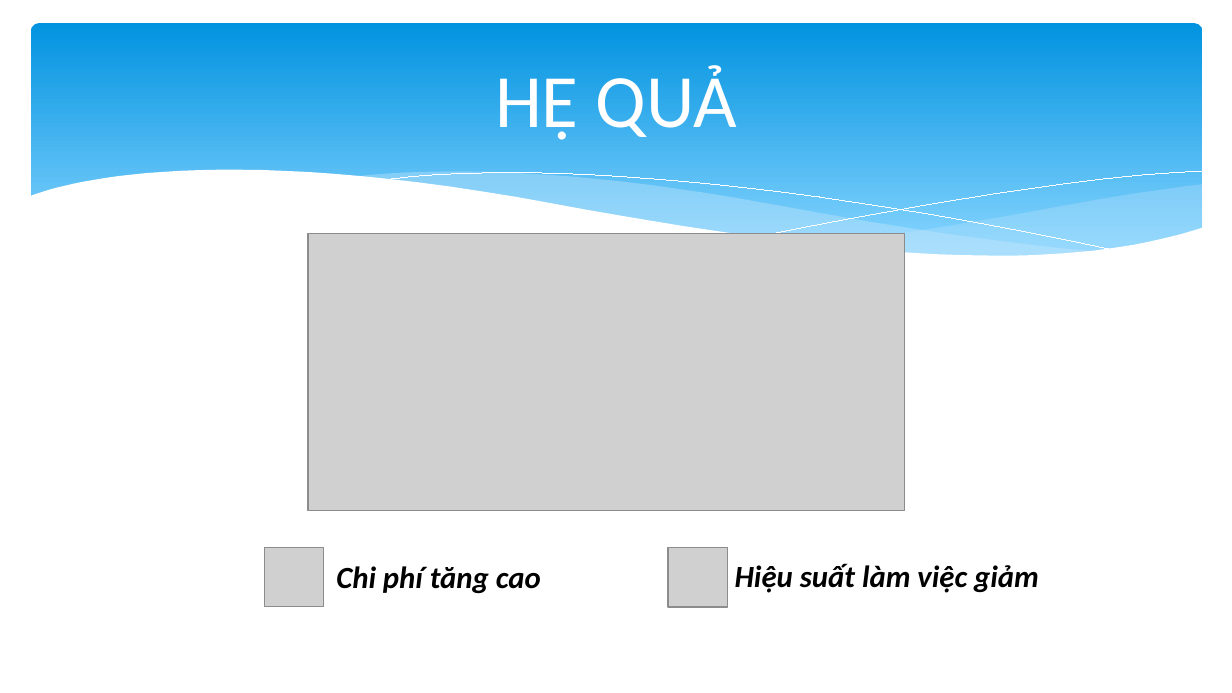
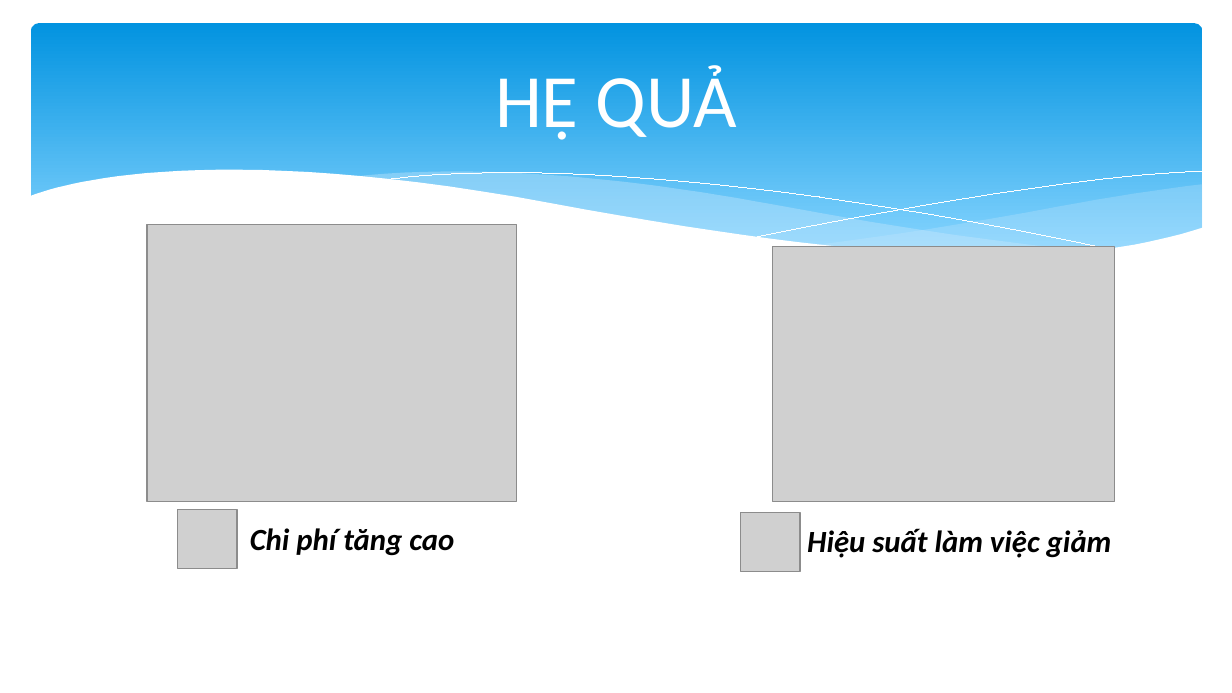
Before and after one commit to quoctrungdh/TaxiApp, a slide deck: slide 6 of BaoCao.pptx (slide 5 before the commit). Drawn at 1232x693 pixels with LibreOffice and Linux fonts; fonts in the diff are those of the drawing; grey boxes stand for pictures. Boxes give left, top, right and bottom in pixels: in the first picture for what was removed or moved away, otherwise in the second. Text is boxed around its words. In the diff, an @@ line names an element or a change of style, - is before the commit and + after.

Commit message:
Update

```diff
--- a/BaoCao.pptx
+++ b/BaoCao.pptx
@@ picture added at (147,224,516,501) @@
@@ picture removed at (308,234,904,511) @@
@@ picture added at (772,246,1114,501) @@
@@ picture: place and size @@
-picture at (264,547,323,606)
+picture at (177,509,237,568)
@@ text "Chi phí tăng cao": place and size @@
-text "Chi phí tăng cao" at (336,566,541,594)
+text "Chi phí tăng cao" at (250,528,454,556)
@@ picture: place and size @@
-picture at (668,548,727,607)
+picture at (740,513,800,572)
@@ text "Hiệu suất làm việc giảm": place and size @@
-text "Hiệu suất làm việc giảm" at (735,563,1039,593)
+text "Hiệu suất làm việc giảm" at (807,528,1112,558)
```
Also in this commit, not shown: 1 other slide changed, 4 slides added, 1 slide removed.
